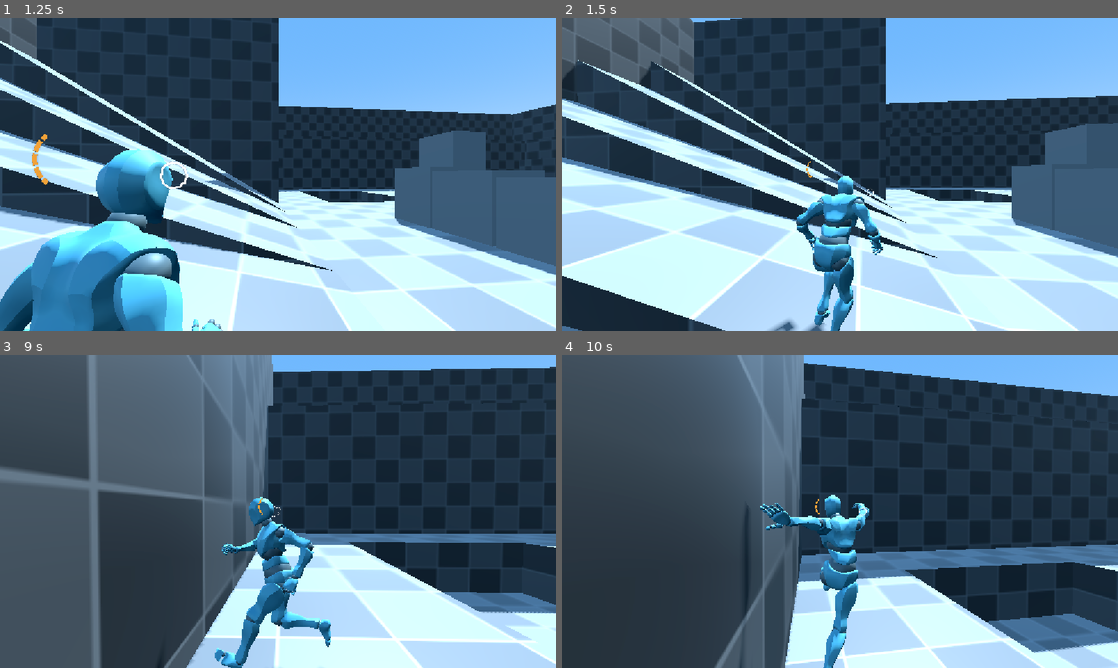
Above: before the commit, frames 1-4 (two rows, left to right).
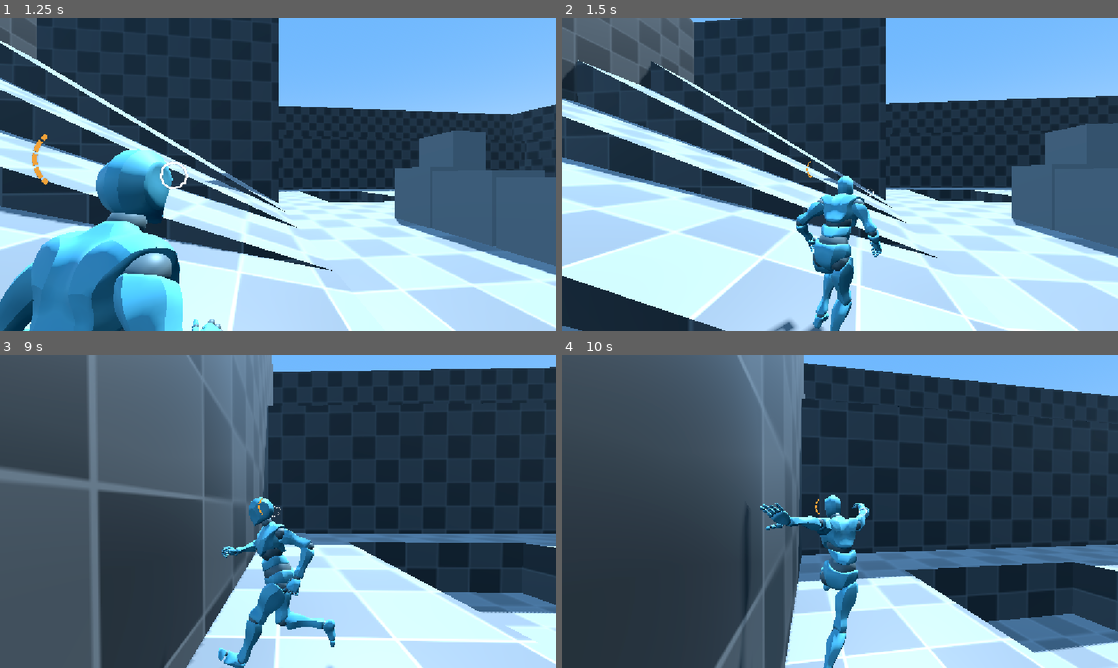
Above: after the commit, the same moments.

Repository: Calipur-Neeson/Tico_Project
Game: Godot game, scene res://Scenes/Level/TestScene.tscn
The game is run twice, just before and just after one commit, with the same random seed, the same clock (stepped at 60 frames per second) and the same inputs. This scene is started directly instead of the project's main scene.
Inputs (mouse positions are in pixels of both pictures, inside the frame that each line leads up to):
- Up to frame 1 (1.25 s): tap Enter at 0.5 s; move the mouse to (305, 174) at 0.52 s; hold W (Move_Forward) from 0.53 s (still down); hold Right mouse button (Aim) from 0.53 s (still down); click (305, 174) at 0.67 s; tap Space (Jump) at 0.77 s
- Up to frame 2 (1.5 s): keep holding W (Move_Forward); move the mouse to (812, 174) at 1.27 s; release Right mouse button (Aim) at 1.28 s; tap Ctrl (Crouch) at 1.35 s
- Up to frame 3 (9 s): tap Space (Jump) at 1.52, 3.02, 3.77, 4.52, 6.02, 6.77, 7.52 s; move the mouse to (289, 505) at 2.02 s; tap E (Interact) at 2.1, 5.1, 8.1 s; move the mouse to (272, 517) at 2.77 s; click (272, 517) at 2.85 s; move the mouse to (316, 514) at 3.52 s; hold Right mouse button (Aim) 3.53-4.28 s; move the mouse to (233, 508) at 4.27 s; tap Ctrl (Crouch) at 4.35, 7.35 s; move the mouse to (283, 511) at 5.02 s; click (283, 511) at 5.17 s; move the mouse to (255, 505) at 5.77 s; release W (Move_Forward) at 5.78 s; hold D (Move_Right) 5.78-6.53 s; click (255, 505) at 5.85 s; move the mouse to (305, 511) at 6.52 s; hold Right mouse button (Aim) 6.53-7.28 s; hold W (Move_Forward) 6.53-8.78 s; move the mouse to (250, 511) at 7.27 s; click (250, 511) at 7.42 s; move the mouse to (289, 505) at 8.02 s; move the mouse to (272, 517) at 8.77 s; hold A (Move_Left) from 8.78 s (still down); click (272, 517) at 8.85 s
- Up to frame 4 (10 s): tap Space (Jump) at 9.02, 9.77 s; move the mouse to (878, 514) at 9.52 s; release A (Move_Left) at 9.53 s; hold W (Move_Forward) from 9.53 s (still down); hold Right mouse button (Aim) from 9.53 s (still down); click (878, 514) at 9.67 s

Frame 1 is identical in both runs. In frame 2, 0.6% of the frame differs, in the area x 42-58%, y 56-100%; in frame 3, 1.3%, in the area x 28-61%, y 45-100%; in frame 4, less than 0.1%.
Error in both runs: Out of bounds get index '0' (on base: 'Array[Node3D]') (res://Scripts/Enemy/EnemyPatrol.gd:15)

Commit message:
(!)Bug !

Diff:
--- a/Scenes/Player.tscn
+++ b/Scenes/Player.tscn
@@ -101,10 +101,10 @@
 animation = &"Idle"
 
 [sub_resource type="AnimationNodeAnimation" id="AnimationNodeAnimation_c43xd"]
-animation = &"Left Shimmy Short"
+animation = &"Y Bot"
 
 [sub_resource type="AnimationNodeAnimation" id="AnimationNodeAnimation_avx33"]
-animation = &"Right Shimmy Short"
+animation = &"Y Bot"
 
 [sub_resource type="AnimationNodeAnimation" id="AnimationNodeAnimation_megsn"]
 animation = &"Running"
@@ -235,7 +235,7 @@
 [sub_resource type="AnimationNodeTimeScale" id="AnimationNodeTimeScale_52ee3"]
 
 [sub_resource type="AnimationNodeBlendTree" id="AnimationNodeBlendTree_12j5o"]
-graph_offset = Vector2(-145.10176, 587.7809)
+graph_offset = Vector2(-946.6763, -694.9397)
 nodes/output/position = Vector2(1500, 40)
 nodes/Animation/node = SubResource("AnimationNodeAnimation_52ee3")
 nodes/Animation/position = Vector2(360, -760)
@@ -375,58 +375,58 @@
 
 [node name="Skeleton3D" parent="Character/Y Bot" parent_id_path=PackedInt32Array(695001073, 635818643) index="0" unique_id=2035533855]
 bones/0/position = Vector3(0.002749592, 0.10514259, -0.02296377)
-bones/1/position = Vector3(5.764113e-06, 0.93150723, 4.841758e-07)
-bones/1/rotation = Quaternion(-0.039853, -0.36567435, -0.014713764, 0.92977285)
-bones/2/rotation = Quaternion(-0.013316379, 0.0402828, -0.0051945513, 0.99908614)
-bones/3/rotation = Quaternion(0.094887316, 0.08172264, -0.007010607, 0.9921032)
-bones/4/rotation = Quaternion(0.15177125, 0.0811117, -0.011692977, 0.9850126)
-bones/5/rotation = Quaternion(-0.011563007, -0.010781101, 0.0014930218, 0.99987394)
-bones/6/rotation = Quaternion(-0.039186295, 0.17626385, -0.0047897347, 0.983551)
-bones/8/rotation = Quaternion(-0.47718987, -0.5369391, 0.56663036, -0.40362918)
-bones/9/rotation = Quaternion(0.534673, -0.053291235, 0.13424076, 0.8326249)
-bones/10/rotation = Quaternion(-0.0067970827, 0.064006, 0.41654423, 0.9068341)
-bones/11/rotation = Quaternion(-0.11826353, 0.13629328, 0.012252998, 0.9835079)
-bones/12/rotation = Quaternion(0.30482697, -0.004953221, 0.14522716, 0.9412572)
-bones/13/rotation = Quaternion(-0.0067840884, 0.00068159576, 0.00044128968, 0.9999767)
+bones/1/position = Vector3(5.746978e-06, 0.9317031, 4.842481e-07)
+bones/1/rotation = Quaternion(-0.040044684, -0.36560506, -0.0150975315, 0.9297858)
+bones/2/rotation = Quaternion(-0.014284778, 0.040230013, -0.004977874, 0.99907595)
+bones/3/rotation = Quaternion(0.09270481, 0.081760086, -0.0066338736, 0.99230903)
+bones/4/rotation = Quaternion(0.14996666, 0.08122942, -0.011398304, 0.98528266)
+bones/5/rotation = Quaternion(-0.012582501, -0.010592311, 0.00156162, 0.99986356)
+bones/6/rotation = Quaternion(-0.0648299, 0.17768976, -0.0013946817, 0.9819479)
+bones/8/rotation = Quaternion(-0.47002226, -0.5432547, 0.56604797, -0.40440473)
+bones/9/rotation = Quaternion(0.5388336, -0.050222892, 0.13408852, 0.8301544)
+bones/10/rotation = Quaternion(-0.005326851, 0.06583558, 0.42021576, 0.90501726)
+bones/11/rotation = Quaternion(-0.09960002, 0.13559467, 0.01084735, 0.98568577)
+bones/12/rotation = Quaternion(0.3035728, -0.0043229857, 0.14335302, 0.9419527)
+bones/13/rotation = Quaternion(-0.0071723214, 0.000497116, 0.0004919288, 0.99997413)
 bones/14/rotation = Quaternion(4.1351427e-07, 4.0991747e-08, -1.5273687e-07, 1)
-bones/16/rotation = Quaternion(0.043061037, -0.00598276, 0.06155642, 0.9971564)
-bones/17/rotation = Quaternion(0.15498148, -0.0009897455, -0.0055017876, 0.98790157)
+bones/16/rotation = Quaternion(0.052054994, -0.0056660464, 0.06267223, 0.9966597)
+bones/17/rotation = Quaternion(0.16403228, -0.0012634227, -0.004402767, 0.98644435)
 bones/18/rotation = Quaternion(8.536299e-07, 1.2953058e-08, -3.375989e-08, 1)
-bones/20/rotation = Quaternion(0.13500309, 0.003409621, -0.07299216, 0.9881472)
-bones/21/rotation = Quaternion(0.20081455, -0.0013200748, 0.015341258, 0.9795083)
+bones/20/rotation = Quaternion(0.13787933, 0.0026057928, -0.068999365, 0.9880394)
+bones/21/rotation = Quaternion(0.24376059, -0.0017023333, 0.020148095, 0.96962464)
 bones/22/rotation = Quaternion(-6.576229e-07, 7.0487056e-09, 4.225885e-09, 1)
-bones/24/rotation = Quaternion(0.2746607, -0.018224627, -0.118240006, 0.95406955)
-bones/25/rotation = Quaternion(0.28584093, 0.0017546635, 0.024736976, 0.95795614)
+bones/24/rotation = Quaternion(0.2770249, -0.019616323, -0.11487319, 0.9537697)
+bones/25/rotation = Quaternion(0.28946075, 0.0017530333, 0.024979308, 0.95686233)
 bones/26/rotation = Quaternion(-2.1505957e-06, 1.4922324e-07, 3.3816744e-07, 1)
-bones/28/rotation = Quaternion(0.30102172, -0.019607518, -0.15174657, 0.94126225)
-bones/29/rotation = Quaternion(0.34650904, 0.011546508, 0.0493665, 0.93667567)
+bones/28/rotation = Quaternion(0.3034467, -0.021091139, -0.14873211, 0.9409326)
+bones/29/rotation = Quaternion(0.34906903, 0.01164363, 0.04939835, 0.93572176)
 bones/30/rotation = Quaternion(7.463418e-06, 5.133524e-07, 0.00023036748, 1)
-bones/32/rotation = Quaternion(0.5261304, -0.49991643, 0.5352351, 0.4321965)
-bones/33/rotation = Quaternion(0.5102694, 0.028764406, 0.09736615, 0.85400087)
-bones/34/rotation = Quaternion(0.060622986, 0.0040749963, -0.36456358, 0.9291942)
-bones/35/rotation = Quaternion(0.105303645, -0.049863804, -0.09196931, 0.98892194)
-bones/36/rotation = Quaternion(0.23078375, 0.14182529, -0.19671063, 0.9423001)
-bones/37/rotation = Quaternion(-0.044159565, 0.001494133, 0.18374877, 0.98197967)
+bones/32/rotation = Quaternion(0.520527, -0.50486076, 0.5349929, 0.43353203)
+bones/33/rotation = Quaternion(0.5160765, 0.022816472, 0.09689388, 0.8507385)
+bones/34/rotation = Quaternion(0.06474135, -0.0032597494, -0.3652026, 0.9286685)
+bones/35/rotation = Quaternion(0.11514081, -0.04618756, -0.091150366, 0.9880794)
+bones/36/rotation = Quaternion(0.232393, 0.14193425, -0.20234635, 0.94069356)
+bones/37/rotation = Quaternion(-0.04297313, 0.001452669, 0.1763404, 0.9833897)
 bones/38/rotation = Quaternion(-1.1278737e-06, 5.998574e-07, 1.9092118e-07, 1)
-bones/40/rotation = Quaternion(0.03724383, 0.009579229, 0.010424497, 0.99920595)
-bones/41/rotation = Quaternion(0.14610326, 0.0002163456, 0.009924515, 0.98921955)
+bones/40/rotation = Quaternion(0.037548993, 0.009745005, 0.010009809, 0.9991971)
+bones/41/rotation = Quaternion(0.14685935, 0.00023070327, 0.009879151, 0.9891081)
 bones/42/rotation = Quaternion(2.8430586e-06, 2.2265024e-08, 2.5053179e-08, 1)
-bones/44/rotation = Quaternion(0.11174096, 0.008639426, 0.024429882, 0.9933995)
-bones/45/rotation = Quaternion(0.2792726, 0.0014941894, -0.018221496, 0.9600379)
+bones/44/rotation = Quaternion(0.11141219, 0.008591878, 0.024951676, 0.9934238)
+bones/45/rotation = Quaternion(0.3116708, 0.0016984643, -0.021186335, 0.9499524)
 bones/46/rotation = Quaternion(-1.104363e-06, -1.1403845e-08, -9.791897e-08, 1)
-bones/48/rotation = Quaternion(0.19509405, -0.007840854, 0.066551104, 0.9784926)
-bones/49/rotation = Quaternion(0.328258, -0.002415129, -0.034531347, 0.94395363)
+bones/48/rotation = Quaternion(0.21166268, -0.006411051, 0.06522099, 0.9751431)
+bones/49/rotation = Quaternion(0.34411612, -0.0025109982, -0.035882503, 0.9382379)
 bones/50/rotation = Quaternion(7.911297e-07, 1.0730411e-07, 2.2628814e-07, 1)
 bones/52/rotation = Quaternion(0.20717022, -0.01114037, 0.092075124, 0.97389865)
-bones/53/rotation = Quaternion(0.35701057, -0.012549715, -0.06921161, 0.9314483)
+bones/53/rotation = Quaternion(0.37277323, -0.013276079, -0.07022701, 0.925166)
 bones/54/rotation = Quaternion(1.1721829e-06, -7.58018e-08, -1.059844e-05, 1)
-bones/56/rotation = Quaternion(0.07914806, 0.21017581, 0.9688446, -0.10441213)
-bones/57/rotation = Quaternion(-0.3093327, 0.12052102, -0.04026299, 0.9424261)
-bones/58/rotation = Quaternion(0.57890135, -0.021591343, -0.028565612, 0.814611)
-bones/59/rotation = Quaternion(0.24750389, -0.017477948, -0.040257905, 0.96789247)
-bones/61/rotation = Quaternion(-0.12525676, 0.010004524, 0.9835074, 0.13009186)
-bones/62/rotation = Quaternion(-0.29324484, 0.07741522, -0.017321654, 0.95274043)
-bones/63/rotation = Quaternion(0.67686206, 0.07111402, 0.099595174, 0.725866)
+bones/56/rotation = Quaternion(0.079747595, 0.20743024, 0.9694892, -0.10345963)
+bones/57/rotation = Quaternion(-0.30791387, 0.120552324, -0.040351525, 0.94288284)
+bones/58/rotation = Quaternion(0.5793627, -0.021103, -0.027752748, 0.8143238)
+bones/59/rotation = Quaternion(0.24768619, -0.017836943, -0.040448222, 0.9678313)
+bones/61/rotation = Quaternion(-0.12547946, 0.0048863487, 0.983437, 0.13070127)
+bones/62/rotation = Quaternion(-0.2840596, 0.07749958, -0.016627496, 0.9555248)
+bones/63/rotation = Quaternion(0.67417955, 0.07155438, 0.10037644, 0.72820765)
 bones/64/rotation = Quaternion(0.24282922, 0.035679556, 0.012656186, 0.96933013)
 
 [node name="LeftIK" type="CCDIK3D" parent="Character/Y Bot/Skeleton3D" index="0" unique_id=221646608]
@@ -473,7 +473,7 @@
 transform = Transform3D(1, 0, 0, 0, 1, 0, 0, 0, 1, 0.0007280114, -0.005249381, -0.0030920506)
 
 [node name="BoneAttachment3D" type="BoneAttachment3D" parent="Character/Y Bot/Skeleton3D" index="4" unique_id=101952003]
-transform = Transform3D(0.87388456, -0.012026332, -0.4859847, -0.032755967, 0.9959653, -0.0835474, 0.48502883, 0.088929676, 0.8699647, 0.026278988, 1.2510662, -0.047193754)
+transform = Transform3D(0.8738933, -0.008425057, -0.48604482, -0.033037752, 0.99650866, -0.07667421, 0.48499393, 0.0830629, 0.87056386, 0.026568899, 1.2512149, -0.047416415)
 visible = false
 bone_name = "mixamorig_Spine1"
 bone_idx = 3
@@ -505,7 +505,7 @@
 bone = 6
 
 [node name="RightHandGrab" type="BoneAttachment3D" parent="Character/Y Bot/Skeleton3D" index="6" unique_id=343462275]
-transform = Transform3D(-0.21620019, 0.00452064, 0.9763386, 0.28018346, -0.9576416, 0.066477865, 0.9352829, 0.28792685, 0.20577577, -0.3278975, 0.874977, -0.20105231)
+transform = Transform3D(-0.21780087, 0.035608888, 0.97534347, 0.28363642, -0.953894, 0.0981637, 0.93386954, 0.29802328, 0.19765905, -0.31967163, 0.8753821, -0.19804871)
 bone_name = "mixamorig_RightHandMiddle1"
 bone_idx = 44
 
--- a/Scripts/Enemy/EnemyAttackState.gd
+++ b/Scripts/Enemy/EnemyAttackState.gd
@@ -9,10 +9,9 @@
 
 func PreUpdate(enemy: Enemy) -> void:
 	if enemy.player:
-
 		if distance > enemy.attackRange:
 			enemy.beam.visible = false
-			enemy.ChangeStateTo(enemy.enemyState.Idle)
+			enemy.ChangeStateTo(enemy.enemyState.Patrol)
 			Bgm.OnEnemyPursue(-1)
 
 func Update(enemy: Enemy, delta: float) -> void:
--- a/Scripts/Enemy/EnemyChaseState.gd
+++ b/Scripts/Enemy/EnemyChaseState.gd
@@ -9,7 +9,7 @@
 
 func PreUpdate(enemy: Enemy) -> void:
 	if enemy.navigation_agent_3d.is_target_reached():
-		enemy.ChangeStateTo(enemy.enemyState.Idle)
+		enemy.ChangeStateTo(enemy.enemyState.Patrol)
 		Bgm.OnEnemyPursue(-1)
 
 	elif enemy.hit_box.is_colliding():
--- a/Scripts/Enemy/SoundDetector.gd
+++ b/Scripts/Enemy/SoundDetector.gd
@@ -19,7 +19,7 @@
 
 	var result = space_state.intersect_ray(query)
 
-	if CaculateVolum(volume, distance, !result.is_empty()) > alarmVolum and enemy.state == enemy.enemyState.Patrol:
+	if CaculateVolum(volume, distance, !result.is_empty()) > alarmVolum and not enemy.state == enemy.enemyState.Chase:
 		enemy.targetPositon = source
 		enemy.navigation_agent_3d.target_position = source
 		enemy.ChangeStateTo(enemy.enemyState.Alarm)
